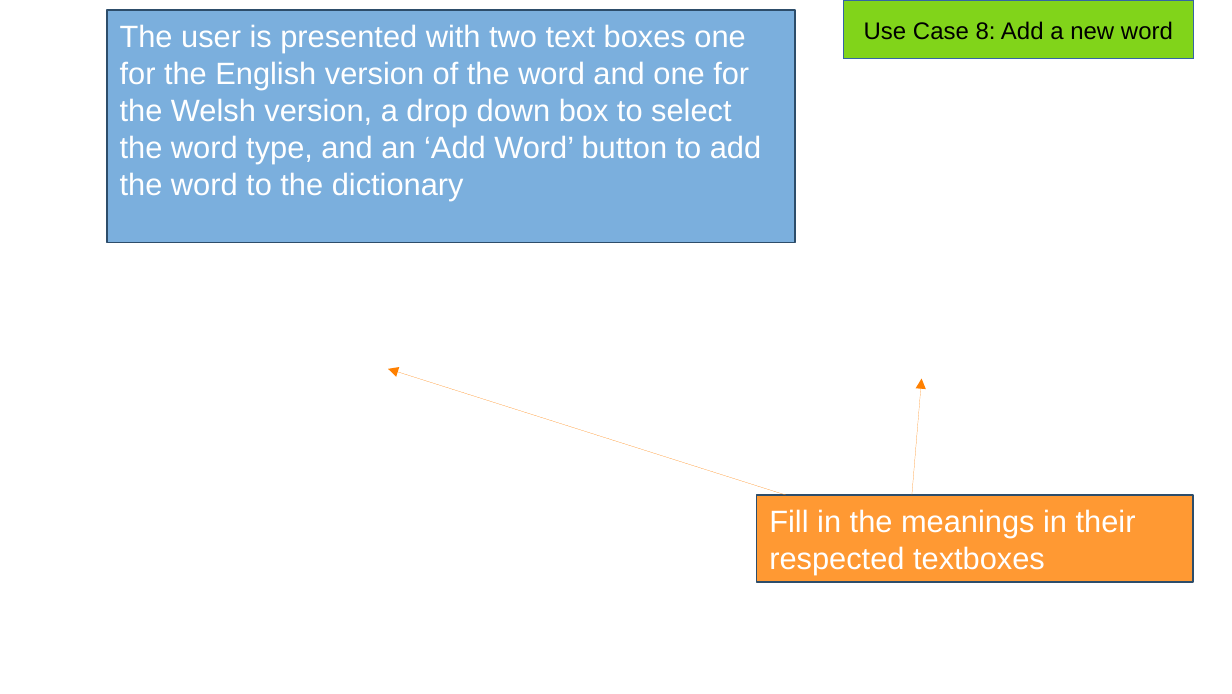
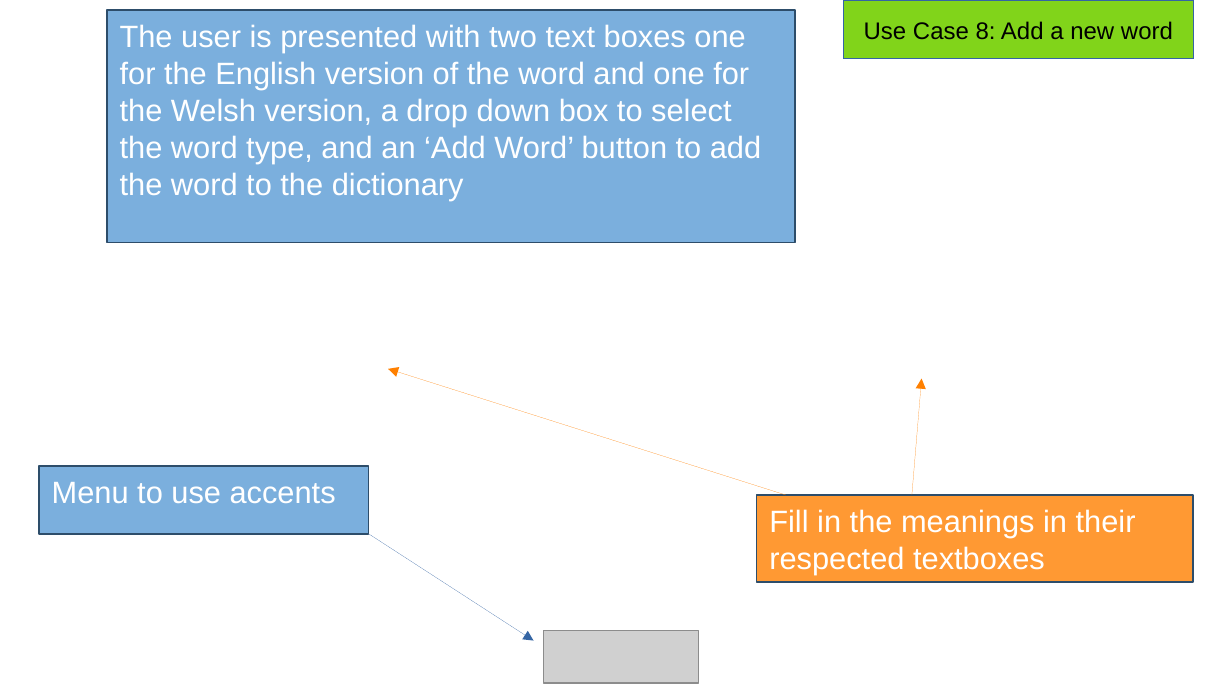
Before and after one commit to SaltyW123/gp20, a slide deck: slide 35 of dev/20200218/osp1/UI-Spec-Presentation/Demo_of_UI.odp. Drawn at 1232x694 pixels with LibreOffice and Linux fonts; fonts in the diff are those of the drawing; grey boxes stand for pictures; background and template pictures are left out. Boxes give left, top, right and bottom in pixels: in the first picture for what was removed or moved away, otherwise in the second. Text is boxed around its words. In the diff, an @@ line names an element or a change of style, - is before the commit and + after.

```diff
--- a/dev/20200218/osp1/UI-Spec-Presentation/Demo_of_UI.odp
+++ b/dev/20200218/osp1/UI-Spec-Presentation/Demo_of_UI.odp
@@ rectangle added at <box>38,466,368,533</box>, fill #5B9BD5 at 80% opacity, outline #2D4D6A 0.99 pt, 18 pt, text #FFFFFF @@
+Menu to use accents
@@ arrow added from (368, 533) to (533, 641), #3465A4 0 pt @@
@@ picture added at <box>543,631,699,683</box> @@
```
Also in this commit, not shown: 15 other slides changed, 1 slide added, 21 other files.
